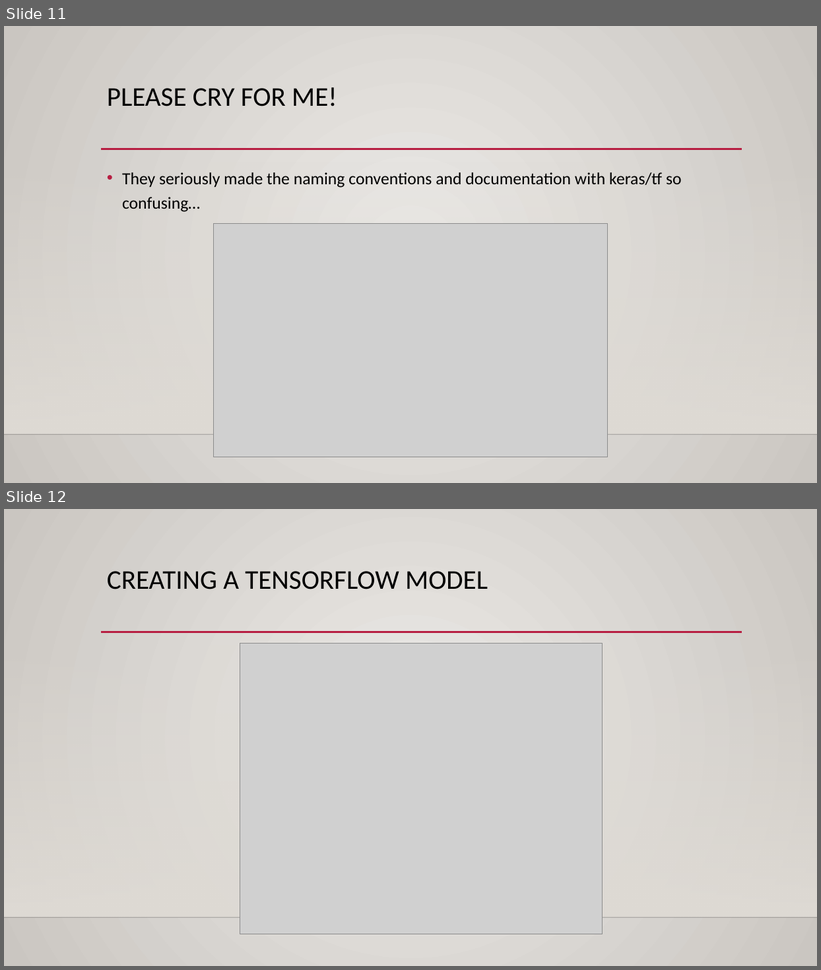
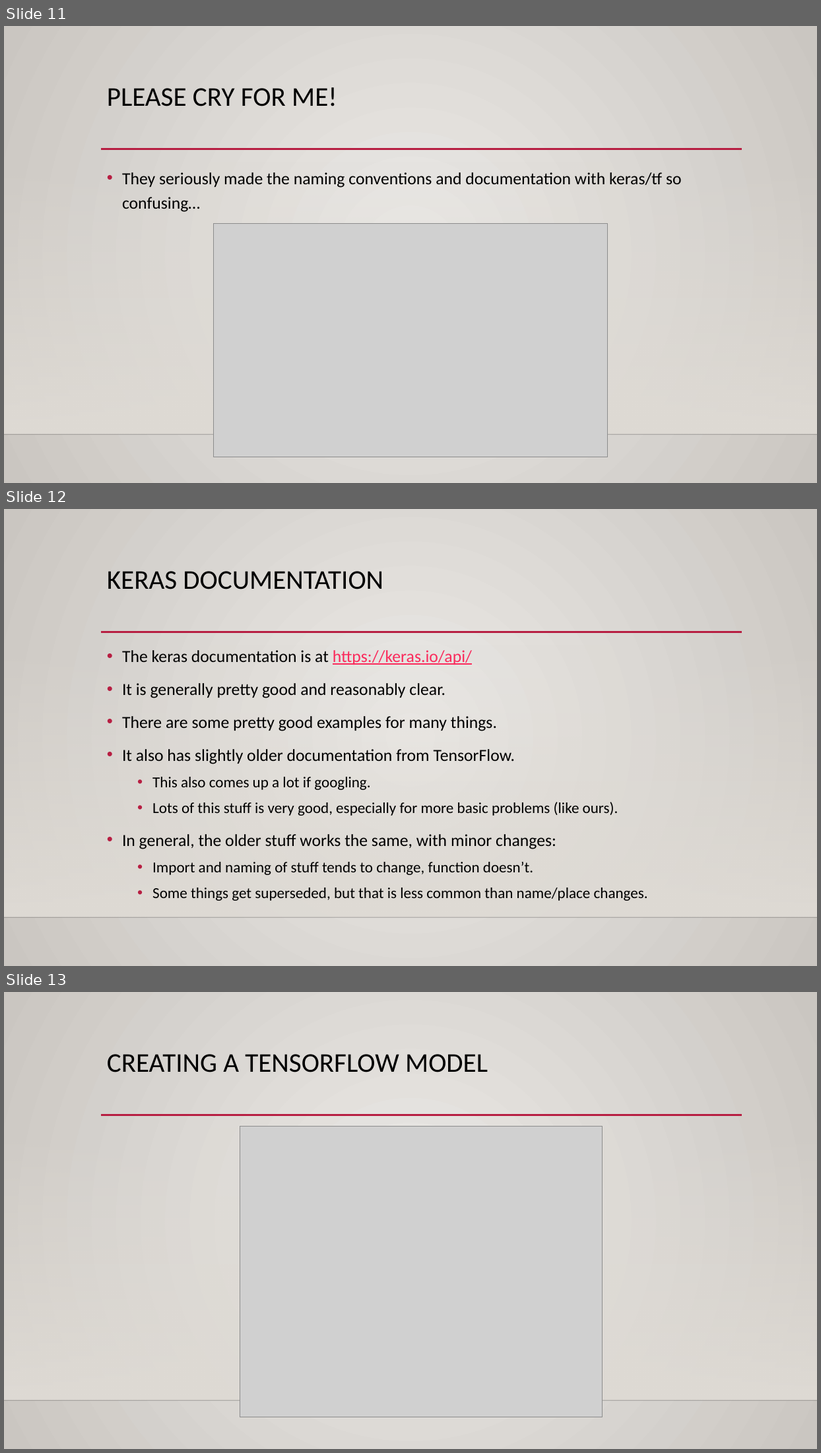
Before and after one commit to AkeemSemperDataScience/Intro_to_Machine_Learning_Students, a slide deck: reference_content/Slides/keras_intro.pptx. Shown one above the other, each under a label of ours: slides 11 and 12 before the commit, slides 11, 12 and 13 after it. The pictures are 821x970 and 821x1453 pixels, drawn with LibreOffice and Linux fonts; fonts in the diff are those of the drawing; grey boxes stand for pictures; background and template pictures are left out. Boxes give left, top, right and bottom in pixels: in the first picture for what was removed or moved away, otherwise in the second. Text is boxed around its words. In the diff, an @@ line names an element or a change of style, - is before the commit and + after.

```diff
--- a/reference_content/Slides/keras_intro.pptx
+++ b/reference_content/Slides/keras_intro.pptx
@@ slide 12 added at (4, 509, 817, 966), background gradient #ECEAE7 to #CAC7C1; not listed: 3 template elements that a slide beside it also shows @@
@@ title added at (107, 571, 384, 590), 32 pt, text #000000 @@
+KERAS DOCUMENTATION
@@ text added at (122, 650, 648, 901), 20 pt, text #000000 @@
+• The keras documentation is at https://keras.io/api/
+• It is generally pretty good and reasonably clear.
+• There are some pretty good examples for many things.
+• It also has slightly older documentation from TensorFlow.
+  • This also comes up a lot if googling.
+  • Lots of this stuff is very good, especially for more basic problems (like ours).
+• In general, the older stuff works the same, with minor changes:
+  • Import and naming of stuff tends to change, function doesn’t.
+  • Some things get superseded, but that is less common than name/place changes.
@@ what was slide 12 is now slide 13 @@
```
Also in this commit, not shown: 7 slides changed, 6 other slides added, 4 other files.
